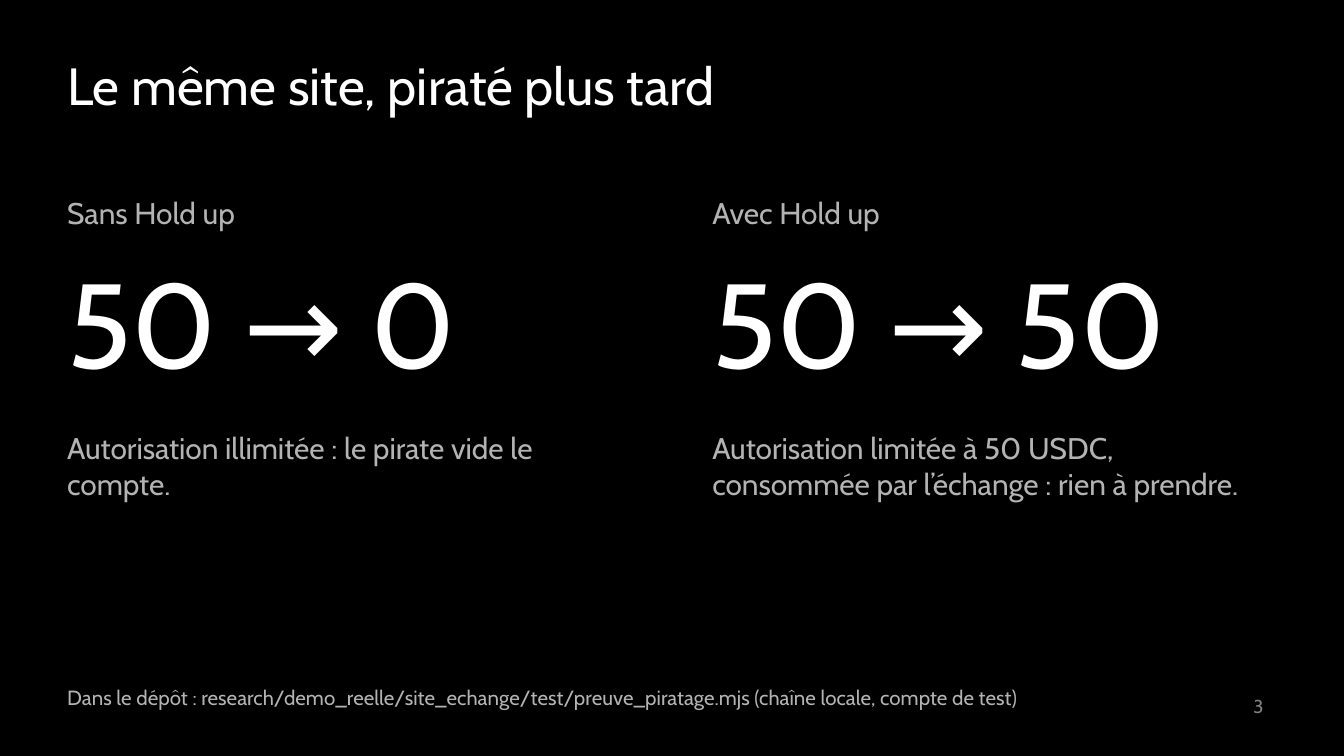
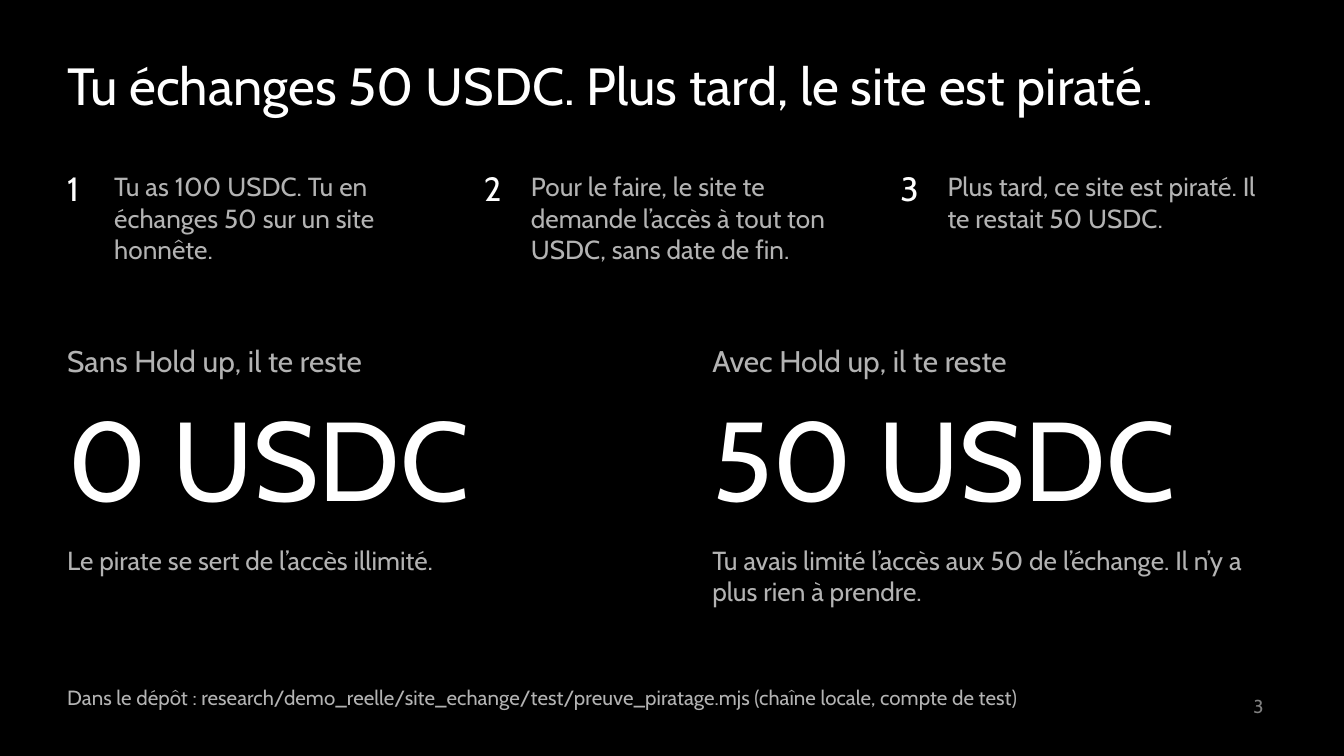
Before and after one commit to adembnn/secure-horizon, a slide deck: slide 3 of livrables/deck/holdup.pptx. Drawn at 1344x756 pixels with LibreOffice and Linux fonts; fonts in the diff are those of the drawing. Boxes give left, top, right and bottom in pixels: in the first picture for what was removed or moved away, otherwise in the second. Text is boxed around its words. In the diff, an @@ line names an element or a change of style, - is before the commit and + after.

```diff
--- a/livrables/deck/holdup.pptx
+++ b/livrables/deck/holdup.pptx
@@ text at (x1=67, y1=65, x2=1153, y2=118): text changed @@
-Le même site, piraté plus tard
+Tu échanges 50 USDC. Plus tard, le site est piraté.
@@ text added at (x1=67, y1=177, x2=79, y2=201), 18 pt, text #FFFFFF @@
+1
@@ text at (x1=114, y1=177, x2=374, y2=260): text changed; size 64 to 14 pt; text colour #FFFFFF to #B3B3B3 @@
-50 → 0
+Tu as 100 USDC. Tu en échanges 50 sur un site honnête.
@@ text added at (x1=484, y1=177, x2=502, y2=201), 18 pt, text #FFFFFF @@
+2
@@ text added at (x1=531, y1=176, x2=825, y2=262), 14 pt, text #B3B3B3 @@
+Pour le faire, le site te demande l’accès à tout ton USDC, sans date de fin.
@@ text added at (x1=900, y1=177, x2=918, y2=202), 18 pt, text #FFFFFF @@
+3
@@ text at (x1=948, y1=176, x2=1256, y2=229): text changed; size 16 to 14 pt @@
-Autorisation limitée à 50 USDC, consommée par l’échange : rien à prendre.
+Plus tard, ce site est piraté. Il te restait 50 USDC.
@@ text at (x1=67, y1=349, x2=362, y2=379): text changed @@
-Sans Hold up
+Sans Hold up, il te reste
@@ text at (x1=712, y1=349, x2=1007, y2=379): text changed @@
-Avec Hold up
+Avec Hold up, il te reste
@@ text removed at (x1=67, y1=436, x2=532, y2=502) @@
-Autorisation illimitée : le pirate vide le compte.
@@ text added at (x1=67, y1=421, x2=469, y2=503), 60 pt, text #FFFFFF @@
+0 USDC
@@ text at (x1=712, y1=421, x2=1175, y2=503): text changed; size 64 to 60 pt @@
-50 → 50
+50 USDC
@@ text added at (x1=67, y1=550, x2=433, y2=576), 14 pt, text #B3B3B3 @@
+Le pirate se sert de l’accès illimité.
@@ text added at (x1=712, y1=550, x2=1242, y2=608), 14 pt, text #B3B3B3 @@
+Tu avais limité l’accès aux 50 de l’échange. Il n’y a plus rien à prendre.
```
Also in this commit, not shown: 1 other slide changed, 1 slide added, 1 slide removed, 3 other files.
